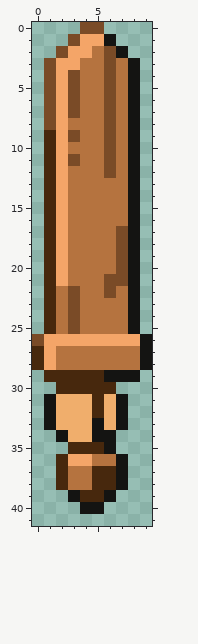
Pixel-art sprite: public/img/wood-sword-66401b73d81c4.png. The picture above is the old version.
The file is 40x168 pixels, drawn in blocks of 4x4; one block is one cell here.
The same view after the edit:
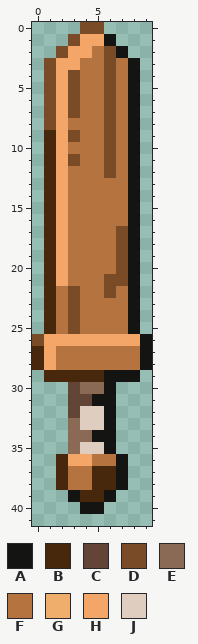
Palette (. is transparent): A #141412  B #47280d  C #624537  D #7a4b27  E #8a6a55  F #b5733f  G #f0ae6c  H #f4a568  J #dfcdbf
Changes in this commit:
y 30: x 2..6 BBBBB -> .CEEA
y 31: x 1..7 AGGGBGA -> ..CCAA.
y 32: x 1..7 AGGGBGA -> ..CJJA.
y 33: x 1..7 AGGGAGA -> ..EJJA.
y 34: x 2..4 AGG -> .EE
y 35: x 3..5 BBB -> EJJ
Boxes around the changes in both pictures, in picture pixels (x1, y1, x2, y2):
changed: (44, 382, 128, 454)
